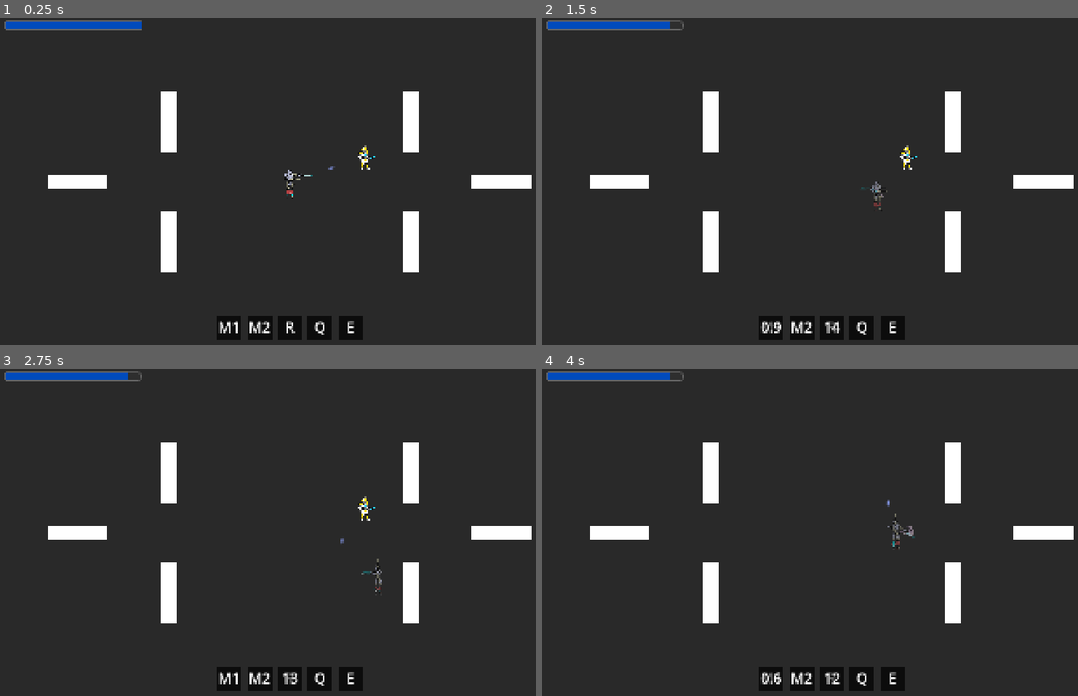
Above: before the commit, frames 1-4 (two rows, left to right).
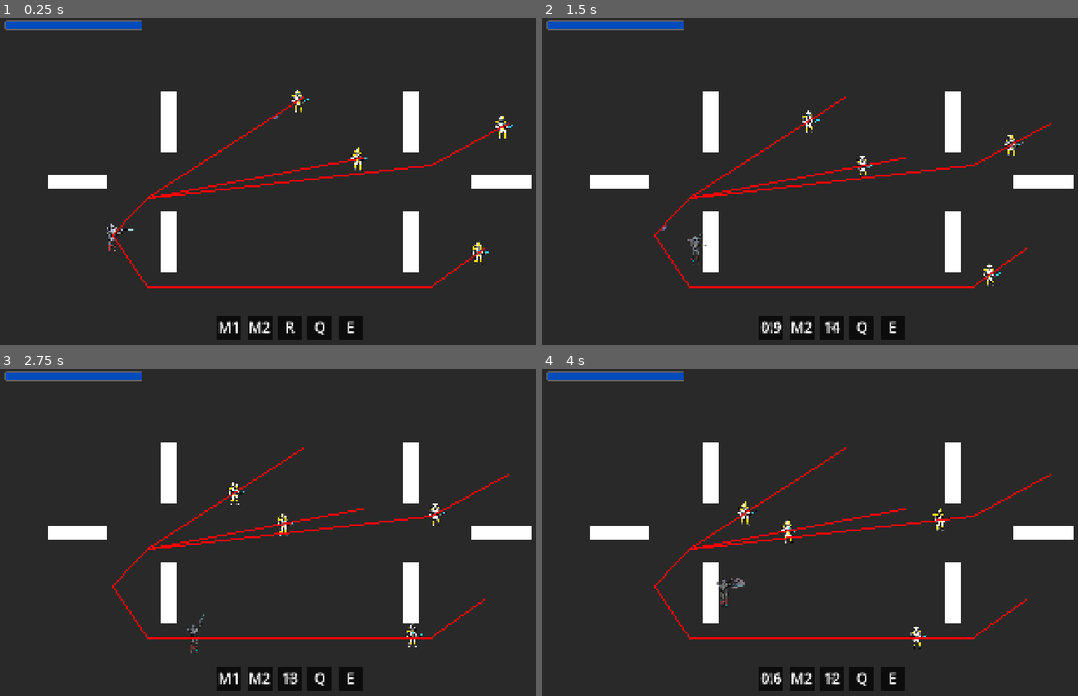
Above: after the commit, the same moments.

Repository: Thechi2000/ogj-2025
Game: Godot game, scene res://nodes/levels/level1/level1.tscn
The game is run twice, just before and just after one commit, with the same random seed, the same clock (stepped at 60 frames per second) and the same inputs. The engine's default icon, where the game draws it, is replaced by a stand-in: a white triangle on a blue panel in a dark square.
Inputs (mouse positions are in pixels of both pictures, inside the frame that each line leads up to):
- Up to frame 1 (0.25 s): no input
- Up to frame 2 (1.5 s): move the mouse to (960, 165) at 0.52 s; hold D (move_right) 0.53-1.28 s; tap R (use_body_module) at 0.6 s; move the mouse to (713, 197) at 1.27 s; hold S (move_down) from 1.28 s (still down); click (713, 197) at 1.35 s
- Up to frame 3 (2.75 s): move the mouse to (348, 460) at 2.02 s; release S (move_down) at 2.03 s; hold D (move_right) from 2.03 s (still down); right-click (348, 460) at 2.1 s
- Up to frame 4 (4 s): move the mouse to (804, 597) at 2.77 s; release D (move_right) at 2.78 s; hold W (move_up) 2.78-3.53 s; tap R (use_body_module) at 2.85 s; move the mouse to (1008, 581) at 3.52 s; hold A (move_left) from 3.53 s (still down); click (1008, 581) at 3.6 s

The runs differ from the first frame. In frame 1, 1.8% of the frame differs, in the area x 19-96%, y 22-83%; in frame 2, 1.8%; in frame 3, 1.8%; in frame 4, 1.8%.

Commit message:
feat: add boom on death

Diff:
--- a/nodes/enemies/base_enemy.gd
+++ b/nodes/enemies/base_enemy.gd
@@ -48,5 +48,10 @@
 
 func update_health(diff):
 	health += diff
+
 	if health <= 0:
+		var explosion = preload("res://nodes/explosion/explosion.tscn").instantiate()
+		explosion.global_position = global_position
+		explosion.DAMAGE = 0
+		add_sibling(explosion)
 		queue_free()
--- a/nodes/enemies/base_enemy.tscn
+++ b/nodes/enemies/base_enemy.tscn
@@ -5,15 +5,17 @@
 [ext_resource type="PackedScene" uid="uid://7e08jf7bx8ky" path="res://nodes/enemies/weapons/projectile_gun.tscn" id="3_mdrqj"]
 
 [sub_resource type="CapsuleShape2D" id="CapsuleShape2D_5vvoh"]
-radius = 9.0
-height = 68.0
+radius = 24.0
+height = 76.0
 
 [node name="BaseEnemy" type="CharacterBody2D" groups=["Enemy"]]
 collision_layer = 8
+collision_mask = 9
 motion_mode = 1
 script = ExtResource("1_ayf16")
 
 [node name="CollisionShape2D" type="CollisionShape2D" parent="."]
+position = Vector2(0, 2)
 shape = SubResource("CapsuleShape2D_5vvoh")
 
 [node name="Tests" type="Sprite2D" parent="."]
--- a/nodes/levels/level1/level1.tscn
+++ b/nodes/levels/level1/level1.tscn
@@ -27,7 +27,7 @@
 [node name="Level1" type="Node2D"]
 
 [node name="Player" parent="." instance=ExtResource("1_pja0f")]
-position = Vector2(2, -3)
+position = Vector2(-585, 176)
 
 [node name="Camera2D" type="Camera2D" parent="."]
 
@@ -109,3 +109,12 @@
 [node name="Polygon2D" type="Polygon2D" parent="NavigationRegion2D/StaticBody2D/CollisionShape2D2"]
 polygon = PackedVector2Array(-25, -100, 25, -100, 25, 100, -25, 100)
 uv = PackedVector2Array(0, -40, 8.00002, -40, 8.00002, -32, 0, -32)
+
+[node name="BaseEnemy2" parent="." instance=ExtResource("3_xdkkg")]
+position = Vector2(48, -281)
+
+[node name="BaseEnemy3" parent="." instance=ExtResource("3_xdkkg")]
+position = Vector2(642, 221)
+
+[node name="BaseEnemy4" parent="." instance=ExtResource("3_xdkkg")]
+position = Vector2(722, -193)
--- a/nodes/player/player.gd
+++ b/nodes/player/player.gd
@@ -91,3 +91,11 @@
 func update_health(diff):
 	health += diff * damage_taken_factor
 	hud.set_current_health(health)
+
+	if health <= 0:
+		var explosion = preload("res://nodes/explosion/explosion.tscn").instantiate()
+		explosion.global_position = global_position
+		explosion.DAMAGE = 250
+		explosion.scale *= Vector2(5, 5)
+		add_sibling(explosion)
+		queue_free()
